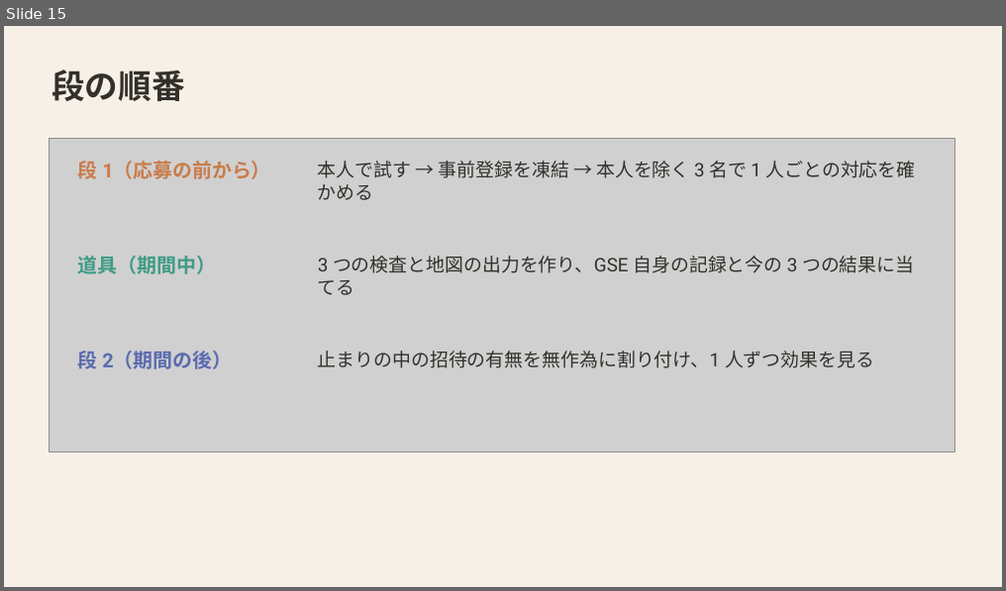
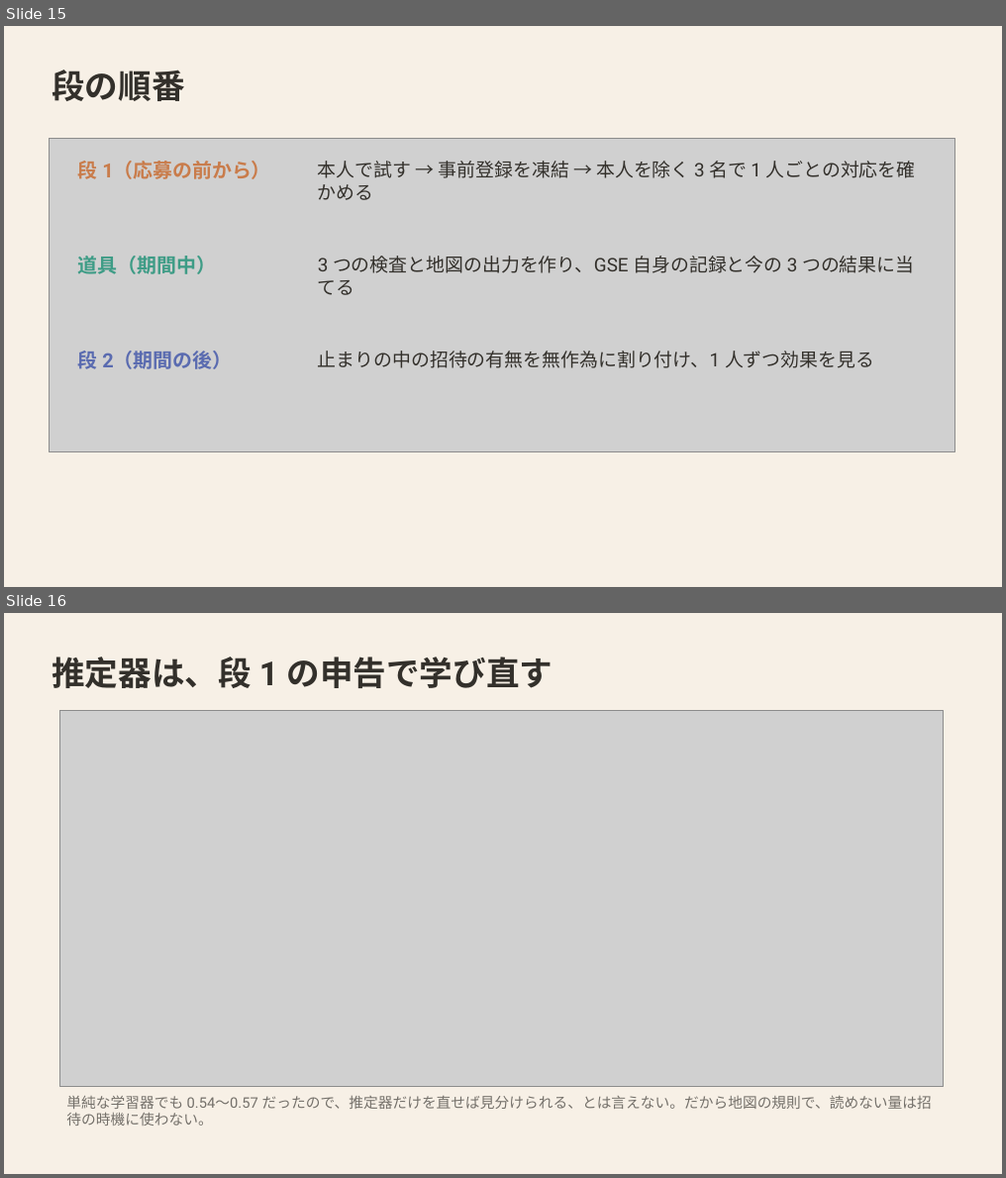
Before and after one commit to mikotomiura/GSE-prototype, a slide deck: docs/slides/project-overview/GSE_project_detail.pptx. Shown one above the other, each under a label of ours: slide 15 before the commit, slides 15 and 16 after it. The pictures are 1006x591 and 1006x1178 pixels, drawn with LibreOffice and Linux fonts; fonts in the diff are those of the drawing; grey boxes stand for pictures. Boxes give left, top, right and bottom in pixels: in the first picture for what was removed or moved away, otherwise in the second. Text is boxed around its words. In the diff, an @@ line names an element or a change of style, - is before the commit and + after.

```diff
--- a/docs/slides/project-overview/GSE_project_detail.pptx
+++ b/docs/slides/project-overview/GSE_project_detail.pptx
@@ slide 16 added at <box>4,613,1002,1174</box>, background #F7F0E6 @@
@@ text added at <box>52,657,553,688</box>, 32 pt, text #33302B, bold @@
+推定器は、段 1 の申告で学び直す
@@ picture added at <box>60,710,944,1087</box> @@
@@ text added at <box>66,1095,932,1126</box>, 14 pt, text #74706A @@
+単純な学習器でも 0.54〜0.57 だったので、推定器だけを直せば見分けられる、とは言えない。だから地図の規則で、読めない量は招待の時機に使わない。
```
Also in this commit, not shown: 8 other files.
